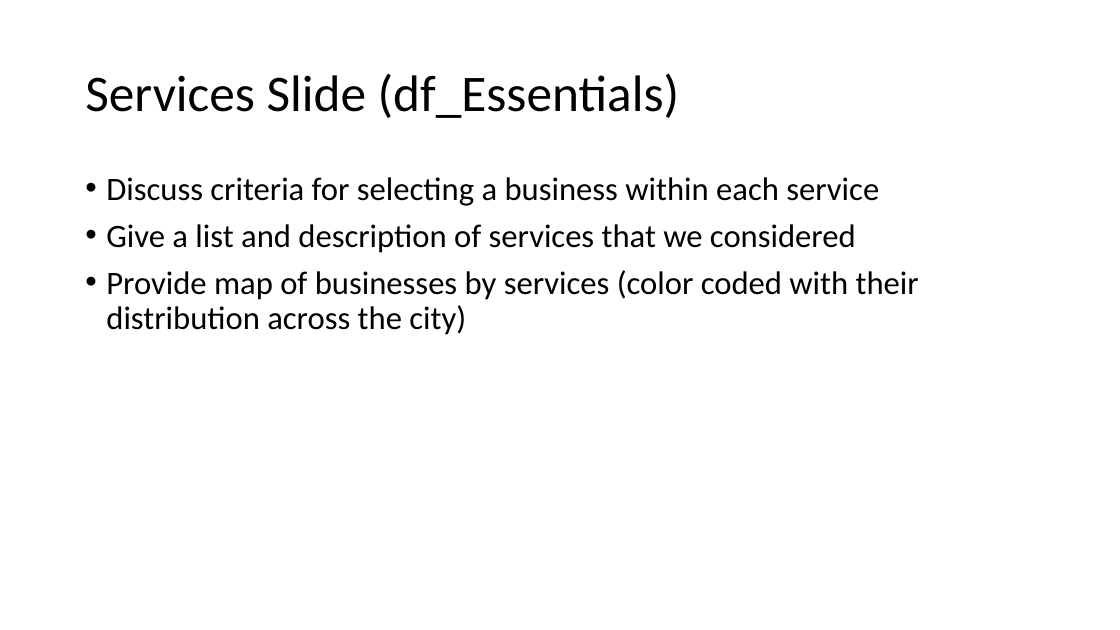
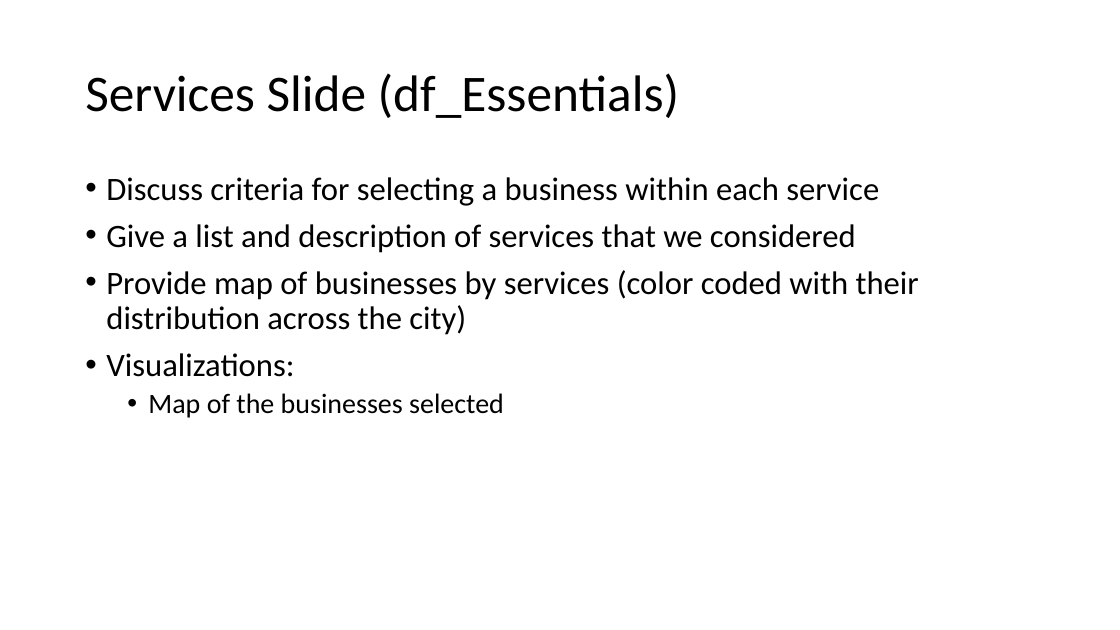
Before and after one commit to lelandjmurrin/Ames_Housing_Project, a slide deck: slide 4 of Ames_Housing_Project_Presentation.pptx. Drawn at 1120x630 pixels with LibreOffice and Linux fonts; fonts in the diff are those of the drawing. Boxes give left, top, right and bottom in pixels: in the first picture for what was removed or moved away, otherwise in the second. Text is boxed around its words. In the diff, an @@ line names an element or a change of style, - is before the commit and + after.

```diff
--- a/Ames_Housing_Project_Presentation.pptx
+++ b/Ames_Housing_Project_Presentation.pptx
@@ text at [106, 353, 504, 418]: paragraphs added @@
+• Visualizations:
+  • Map of the businesses selected
```
Also in this commit, not shown: 5 other slides changed, 3 slides added, 1 other file.
